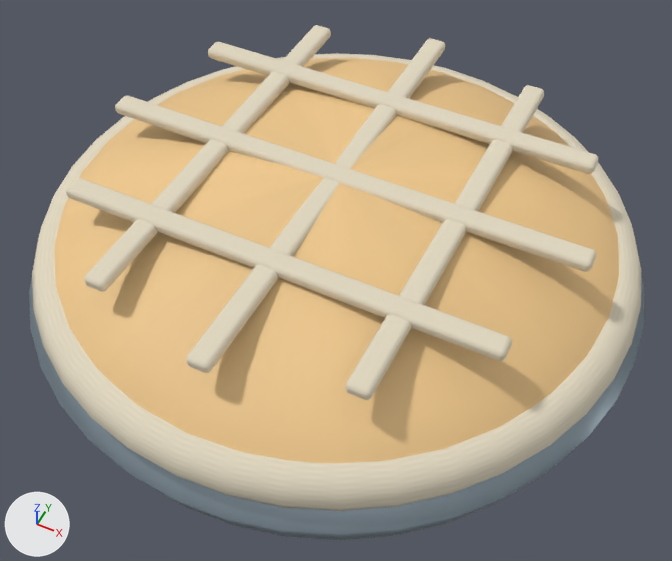
One commit to the glTF model Web/public/art/items/PIE.glb: the scene before it, then after it.
Camera for both pictures: a 50 mm lens placed at (0.238, -0.477, 0.653), pointed at (0.008, -0.017, 0.078). Lighting does not change. The marker at lower left points along +X, +Y and +Z. The older version comes first. Vertices at exactly the same position are counted once.

Objects in the first picture: 'PIE'.
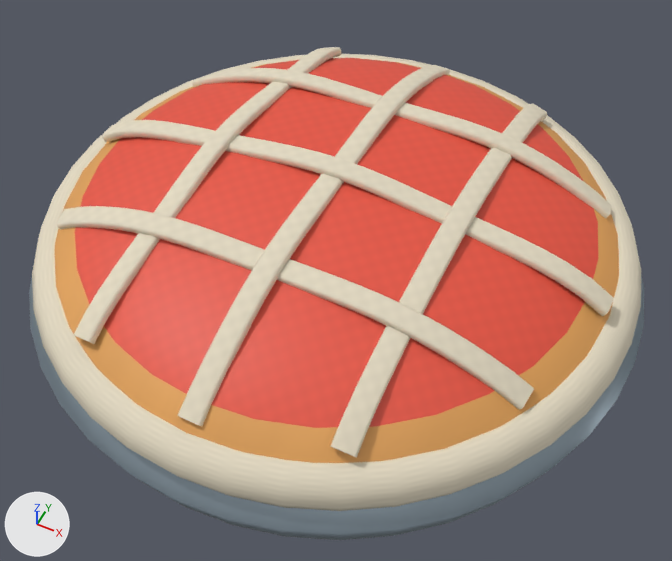
Location of each change, (x1, y1, x2, y2) in pixels of the pictures (672 x 561 px; the box of a moved part takes in the faces that stretch with it):
'PIE', surface changed, reshaped (beige to red): before (29, 25, 644, 540); after (29, 47, 644, 540)
part 1 of me_pie, rebuilt (6% wider, 11% taller): before (115, 96, 596, 272); after (102, 120, 614, 316)
part 2 of me_pie, moved or reshaped: before (66, 25, 598, 400); after (57, 47, 612, 458)
part 3 of me_pie, surface changed (beige to red): (55, 58, 619, 463) in both
part 4 of me_pie, recoloured (beige to red): (75, 58, 599, 428) in both

The change, as a list of edits to the scene's bpy script:
```text
Change mat_wood_light_classic:
    where n2 = _N.new('ShaderNodeMix'); n2.name = 'Mix'
    n2.inputs[7].default_value: (0.9, 0.6, 0.27, 1.0) -> (0.79, 0.376, 0.102, 1.0)  # 'B', beige #f3cb8e -> 'B', orange #e6a55a
Add mat_red_classic:
    mat_red_classic = bpy.data.materials.new('red_Classic')
    # colours: red #f05742
    # uses the picture img_fabric_subtle_pattern
Change me_pie:
    used by ob_pie; parent = ob_wreckabulary_exportroot; location = (0.0, 0.0, 0.0); rotation_euler = (0.0, 0.0, -3.142), in degrees (0, 0, -180)
    remove me_pie.from_pydata(...)  # 2388 vertices, 4640 faces; spans x -0.25..0.25, y -0.25..0.25, z 0.0..0.182
    add me_pie.from_pydata(...)  # 2281 vertices, 4424 faces; spans x -0.25..0.25, y -0.25..0.25, z 0.0..0.189
    me_pie part 1: the loose piece of 218 vertices spanning x -0.2..0.2, y -0.009..0.009, z 0.172..0.182 is rebuilt with 200 vertices and now spans x -0.221..0.221, y -0.009..0.009, z 0.135..0.189
    me_pie part 2: 2 vertices moved within x 0.0, y -0.109..0.109, z 0.174; 1081 vertices removed from x -0.173..0.173, y -0.2..0.2, z 0.17..0.182; 992 vertices added at x -0.194..0.194, y -0.218..0.218, z 0.13..0.185
    me_pie part 3: 1087 kept faces spanning x -0.235..0.235, y -0.235..0.235, z 0.03..0.18 get new texture (UV) coordinates
    me_pie part 4: 352 faces spanning x -0.204..0.204, y -0.204..0.204, z 0.142..0.18 switch from mat_wood_light_classic to mat_red_classic
```
